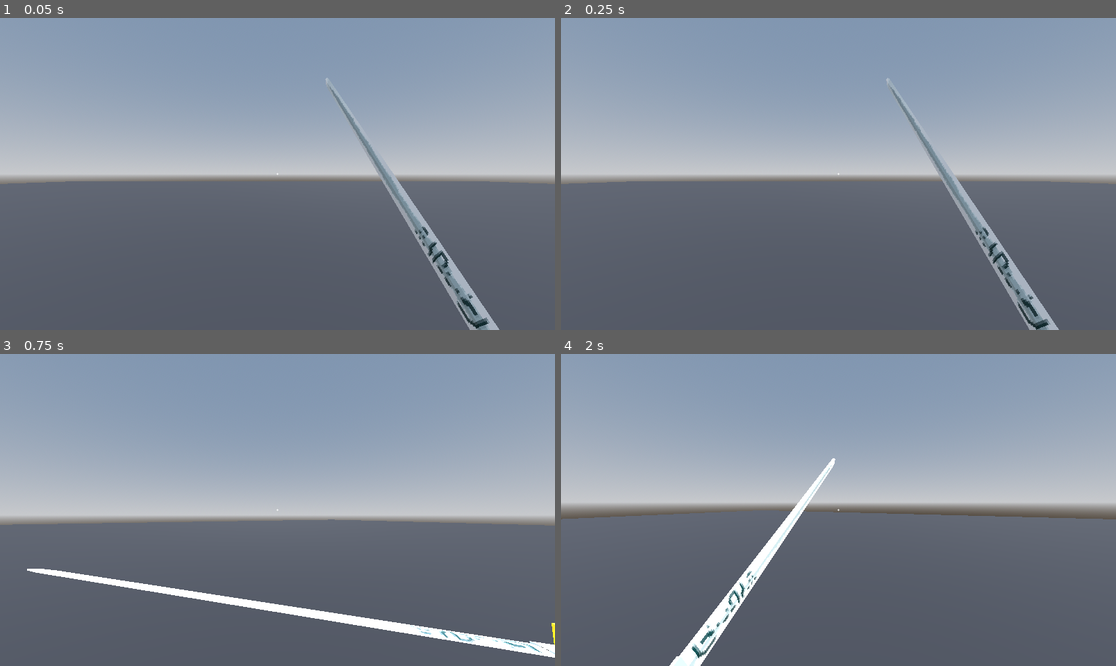
Above: before the commit, frames 1-4 (two rows, left to right).
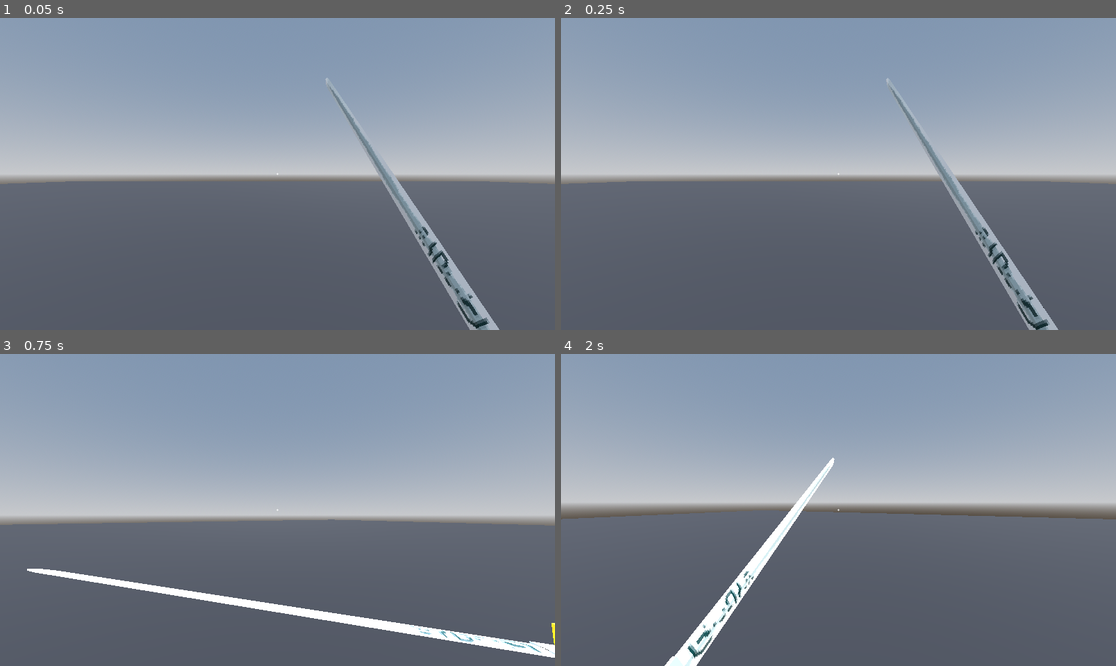
Above: after the commit, the same moments.

Repository: Agakitsune/ProjectSurgingBlood
Game: Godot game, scene res://assets/scenes/world.tscn
Same seed, same stepped clock (60 frames per second), same inputs: the game is played once before the commit and once after it.
Inputs (mouse positions are in pixels of both pictures, inside the frame that each line leads up to):
- Up to frame 1 (0.05 s): no input
- Up to frame 2 (0.25 s): no input
- Up to frame 3 (0.75 s): move the mouse to (305, 510) at 0.52 s; hold W (forward) from 0.53 s (still down); hold Ctrl (crouch) from 0.53 s (still down)
- Up to frame 4 (2 s): keep holding W (forward); tap Space (jump) at 0.77, 1.52 s; move the mouse to (810, 510) at 1.27 s; release Ctrl (crouch) at 1.28 s; click (810, 510) at 1.35 s

Frame 1 is identical in both runs. In frame 2, 0.2% of the frame differs, in the area x 58-90%, y 19-100%; in frame 3, 0.1%; in frame 4, 1.4%, in the area x 18-50%, y 33-100%.

Commit message:
Feature: Implemented basic hook system

Diff:
--- a/assets/scenes/first_person_camera.tscn
+++ b/assets/scenes/first_person_camera.tscn
@@ -7,3 +7,9 @@
 camera = NodePath("Camera3D")
 
 [node name="Camera3D" type="Camera3D" parent="."]
+
+[node name="HookCast3D" type="RayCast3D" parent="Camera3D"]
+target_position = Vector3(0, 0, -60)
+
+[node name="HeadBonker" type="RayCast3D" parent="."]
+target_position = Vector3(0, 1.5, 0)
--- a/assets/scripts/player.gd
+++ b/assets/scripts/player.gd
@@ -7,8 +7,39 @@
 @export var state_machine: StateMachine
 
 var weapon: WeaponController
+@onready var hook_cast = $FirstPersonCamera/Camera3D/HookCast3D
+@onready var bonker = $FirstPersonCamera/HeadBonker
+
+var hooking = false
+var hookpoint = Vector3()
+var hookpoint_get = false
 
 var _direction: Vector3
+
+func hook():
+	if Input.is_action_just_pressed("spell"):
+		print("Hook Pressed")
+		if hook_cast.is_colliding():
+			print("Hook Collide")
+			if not hooking:
+				print("Hook NOT Collide")
+				hooking = true
+	if hooking:
+		velocity.y = 0
+		if not hookpoint_get:
+			hookpoint = hook_cast.get_collision_point() + Vector3(0, 2.25, 0)
+			hookpoint_get = true
+		if hookpoint.distance_to(transform.origin) > 1:
+			if hookpoint_get:
+				transform.origin = lerp(transform.origin, hookpoint, 0.05)
+		else:
+			hooking = false
+			hookpoint_get = false
+	if bonker.is_colliding():
+		hooking = false
+		hookpoint = null
+		hookpoint_get = false
+		global_translate(Vector3(0, -3, 0))
 
 func _ready() -> void:
 	shapecast.add_exception(self)
@@ -21,10 +52,11 @@
 
 	Globals.player = self
 
+func _process(delta: float):
+	hook()
 
 func update_gravity(delta: float) -> void:
 	velocity += get_gravity() * delta
-
 
 func update_input(speed: float, acceleration: float, deceleration: float) -> void:
 	var input_dir := Input.get_vector("left", "right", "forward", "backward")
@@ -36,7 +68,6 @@
 		velocity.x = move_toward(velocity.x, 0, deceleration)
 		velocity.z = move_toward(velocity.z, 0, deceleration)
 
-
 func update_speed(speed: float, acceleration: float, deceleration: float) -> void:
 	if _direction:
 		velocity.x = lerp(velocity.x, _direction.x * speed, acceleration)
@@ -45,6 +76,5 @@
 		velocity.x = move_toward(velocity.x, 0, deceleration)
 		velocity.z = move_toward(velocity.z, 0, deceleration)
 
-
 func update_velocity() -> void:
 	move_and_slide()
--- /dev/null
+++ b/hook.tscn
@@ -0,0 +1,10 @@
+[gd_scene load_steps=2 format=3 uid="uid://cediwcvy721py"]
+
+[ext_resource type="Script" path="res://hook.gd" id="1_uq51c"]
+
+[node name="Hook" type="Node3D"]
+visible = false
+script = ExtResource("1_uq51c")
+
+[node name="HookCast" type="RayCast3D" parent="."]
+target_position = Vector3(0, 0, -60)
--- a/project.godot
+++ b/project.godot
@@ -85,6 +85,11 @@
 "events": [Object(InputEventMouseButton,"resource_local_to_scene":false,"resource_name":"","device":-1,"window_id":0,"a …(258 unchanged characters)…
 ]
 }
+spell={
+"deadzone": 0.5,
+"events": [Object(InputEventMouseButton,"resource_local_to_scene":false,"resource_name":"","device":-1,"window_id":0,"alt_pressed":false,"shift_pressed":false,"ctrl_pressed":false,"meta_pressed":false,"button_mask":128,"position":Vector2(189, 26),"global_position":Vector2(198, 72),"factor":1.0,"button_index":8,"canceled":false,"pressed":true,"double_click":false,"script":null)
+]
+}
 
 [layer_names]
 
@@ -93,4 +98,5 @@
 
 [physics]
 
+common/physics_ticks_per_second=240
 3d/default_gravity=12.0
Not shown: 1 places in assets/sprite_frames/ennemies/werebear.tres that only renumber resources
Not shown, added: Godot_v4.3-stable_win64.20241214-150611-309.log
Not shown, added: Godot_v4.3-stable_win64.20241214-150648-538.log
Not shown, added: Godot_v4.3-stable_win64.20241214-174429-779.log
Not shown, added: Godot_v4.3-stable_win64.20241214-174516-856.log
Not shown, added: Godot_v4.3-stable_win64.20241214-174525-467.log
Not shown, added: Godot_v4.3-stable_win64.20241214-174551-421.log
Not shown, added: Godot_v4.3-stable_win64.20241214-174618-053.log
Not shown, added: Godot_v4.3-stable_win64.20241214-174641-933.log
Not shown, added: Godot_v4.3-stable_win64.20241214-174922-868.log
Not shown, added: Godot_v4.3-stable_win64.20241214-175342-526.log
Not shown, added: Godot_v4.3-stable_win64.20241214-175617-935.log
(and 15 more such lines)
